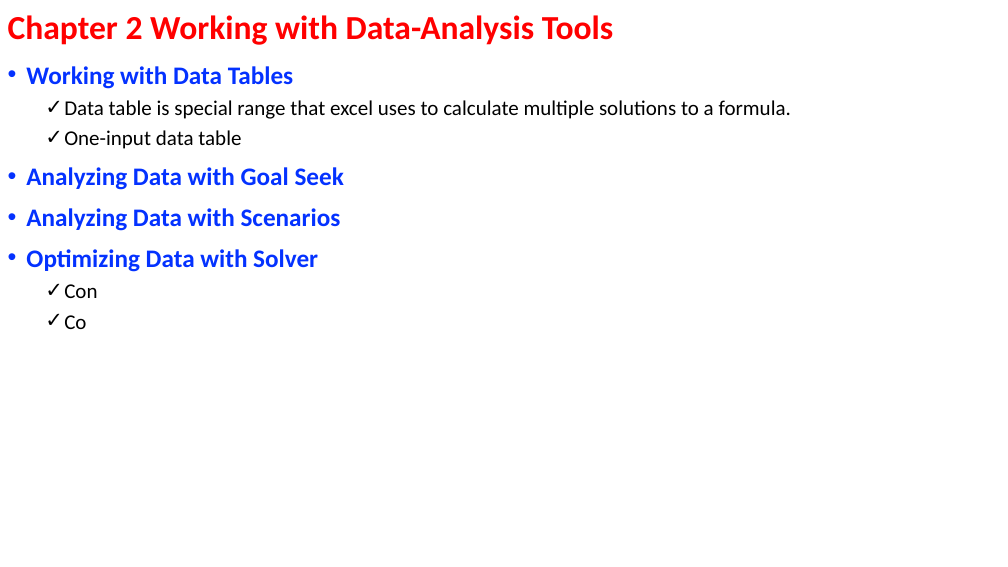
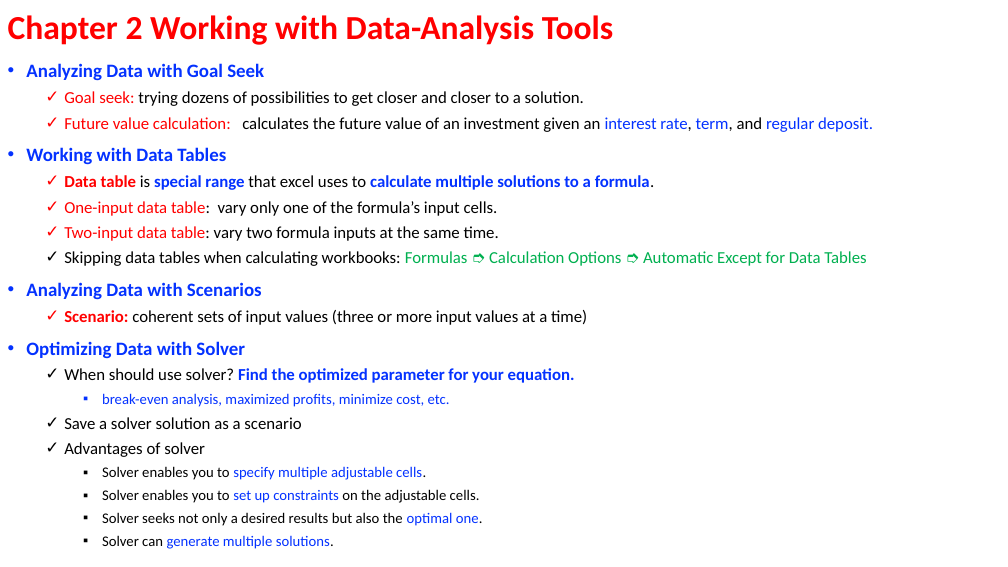
Before and after one commit to ArielMei/arielmei.github.io, a slide deck: slide 4 of EXCEL/ExcelDataAnalysisFD_Examples/Excel data analysis for dummies Outline.pptx. Drawn at 1008x567 pixels with LibreOffice and Linux fonts; fonts in the diff are those of the drawing. Boxes give left, top, right and bottom in pixels: in the first picture for what was removed or moved away, otherwise in the second. Text is boxed around its words. In the diff, an @@ line names an element or a change of style, - is before the commit and + after.

```diff
--- a/EXCEL/ExcelDataAnalysisFD_Examples/Excel data analysis for dummies Outline.pptx
+++ b/EXCEL/ExcelDataAnalysisFD_Examples/Excel data analysis for dummies Outline.pptx
@@ text at [26, 63, 873, 132]: paragraphs added @@
+• Analyzing Data with Goal Seek
+  ✓ Goal seek: trying dozens of possibilities to get closer and closer to a solution.
+  ✓ Future value calculation: calculates the future value of an investment given an interest rate, term, and regular deposit.
@@ text at [26, 147, 655, 359]: size 24 to 18 pt in "Working with Data Tables", "Analyzing Data with Scenarios", "Optimizing Data with Solver"; size 20 to 16 pt in "Data table is special range that excel ..."; text colour #000000 to #FF0000 in "Data table"; text colour #000000 to #0432FF in "special range calculate multiple solutions to a ..."; bold on in "Data table special range calculate multiple solutions ..." @@
@@ text at [64, 201, 866, 266]: text changed; size 24 to 16 pt; text colour #0432FF to #000000; bold off @@
-  ✓ One-input data table
-• Analyzing Data with Goal Seek
+  ✓ One-input data table: vary only one of the formula’s input cells.
+  ✓ Two-input data table: vary two formula inputs at the same time.
+  ✓ Skipping data tables when calculating workbooks: Formulas ➮ Calculation Options ➮ Automatic Except for Data Tables
@@ text at [64, 310, 587, 325]: paragraph added @@
+  ✓ Scenario: coherent sets of input values (three or more input values at a time)
@@ text at [64, 368, 575, 549]: text changed; size 20 to 14 pt @@
-  ✓ Con
-  ✓ Co
+  ✓ When should use solver? Find the optimized parameter for your equation.
+    ▪ break-even analysis, maximized profits, minimize cost, etc.
+  ✓ Save a solver solution as a scenario
+  ✓ Advantages of solver
+    ▪ Solver enables you to specify multiple adjustable cells.
+    ▪ Solver enables you to set up constraints on the adjustable cells.
+    ▪ Solver seeks not only a desired results but also the optimal one.
+    ▪ Solver can generate multiple solutions.
```
Also in this commit, not shown: 4 other files.
